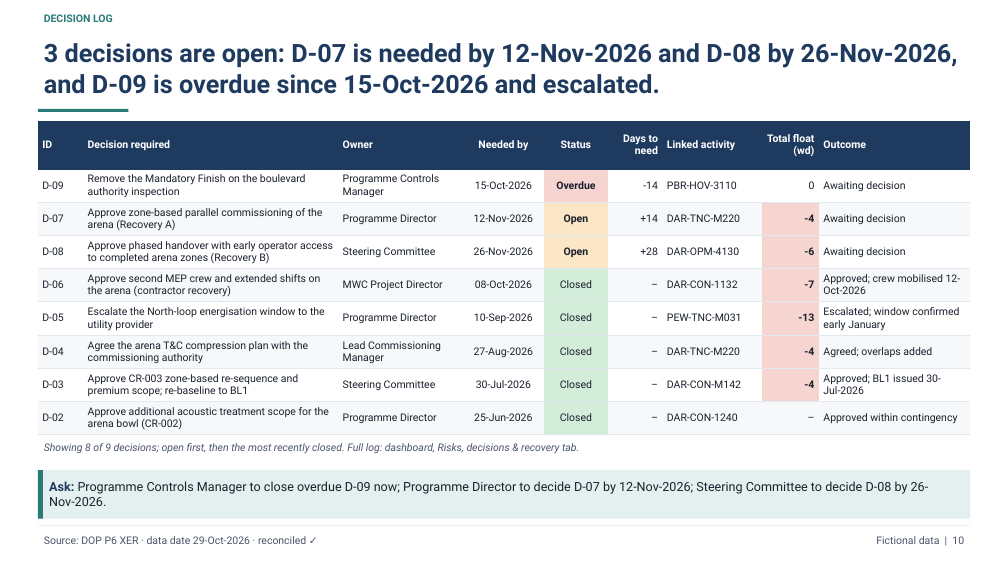
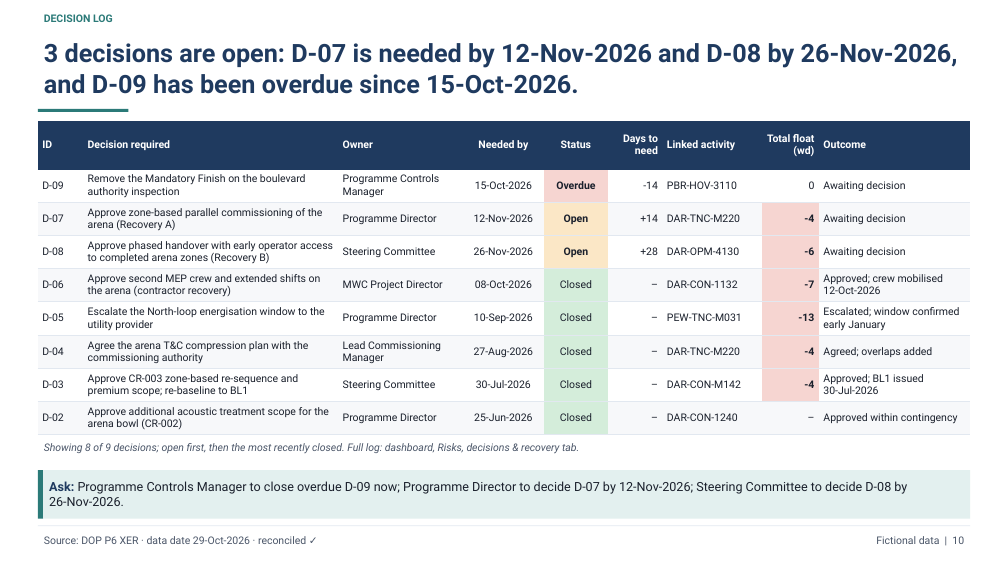
Before and after one commit to schedule-intelligence/destination-opening-programme, a slide deck: slide 10 of docs/downloads/DOP_monthly_pack_2026-10-29.pptx. Drawn at 1008x567 pixels with LibreOffice and Linux fonts; fonts in the diff are those of the drawing. Boxes give left, top, right and bottom in pixels: in the first picture for what was removed or moved away, otherwise in the second. Text is boxed around its words. In the diff, an @@ line names an element or a change of style, - is before the commit and + after.

```diff
--- a/docs/downloads/DOP_monthly_pack_2026-10-29.pptx
+++ b/docs/downloads/DOP_monthly_pack_2026-10-29.pptx
@@ text at [44, 43, 958, 94]: text changed @@
-3 decisions are open: D-07 is needed by 12-Nov-2026 and D-08 by 26-Nov-2026, and D-09 is overdue since 15-Oct-2026 and escalated.
+3 decisions are open: D‑07 is needed by 12‑Nov‑2026 and D‑08 by 26‑Nov‑2026, and D‑09 has been overdue since 15‑Oct‑2026.
@@ table at [38, 121, 970, 435] @@
-row 2: D-09 | Remove the Mandatory Finish on the boulevard authority inspection | Programme Controls Manager | 15-Oct-2026 | Overdue | -14 | PBR-HOV-3110 | 0 | Awaiting decision
+row 2: D‑09 | Remove the Mandatory Finish on the boulevard authority inspection | Programme Controls Manager | 15‑Oct‑2026 | Overdue | -14 | PBR‑HOV‑3110 | 0 | Awaiting decision
-row 3: D-07 | Approve zone-based parallel commissioning of the arena (Recovery A) | Programme Director | 12-Nov-2026 | Open | +14 | DAR-TNC-M220 | -4 | Awaiting decision
+row 3: D‑07 | Approve zone-based parallel commissioning of the arena (Recovery A) | Programme Director | 12‑Nov‑2026 | Open | +14 | DAR‑TNC‑M220 | -4 | Awaiting decision
-row 4: D-08 | Approve phased handover with early operator access to completed arena zones (Recovery B) | Steering Committee | 26-Nov-2026 | Open | +28 | DAR-OPM-4130 | -6 | Awaiting decision
+row 4: D‑08 | Approve phased handover with early operator access to completed arena zones (Recovery B) | Steering Committee | 26‑Nov‑2026 | Open | +28 | DAR‑OPM‑4130 | -6 | Awaiting decision
-row 5: D-06 | Approve second MEP crew and extended shifts on the arena (contractor recovery) | MWC Project Director | 08-Oct-2026 | Closed | – | DAR-CON-1132 | -7 | Approved; crew mobilised 12-Oct-2026
+row 5: D‑06 | Approve second MEP crew and extended shifts on the arena (contractor recovery) | MWC Project Director | 08‑Oct‑2026 | Closed | – | DAR‑CON‑1132 | -7 | Approved; crew mobilised 12‑Oct‑2026
-row 6: D-05 | Escalate the North-loop energisation window to the utility provider | Programme Director | 10-Sep-2026 | Closed | – | PEW-TNC-M031 | -13 | Escalated; window confirmed early January
+row 6: D‑05 | Escalate the North-loop energisation window to the utility provider | Programme Director | 10‑Sep‑2026 | Closed | – | PEW‑TNC‑M031 | -13 | Escalated; window confirmed early January
-row 7: D-04 | Agree the arena T&C compression plan with the commissioning authority | Lead Commissioning Manager | 27-Aug-2026 | Closed | – | DAR-TNC-M220 | -4 | Agreed; overlaps added
+row 7: D‑04 | Agree the arena T&C compression plan with the commissioning authority | Lead Commissioning Manager | 27‑Aug‑2026 | Closed | – | DAR‑TNC‑M220 | -4 | Agreed; overlaps added
-row 8: D-03 | Approve CR-003 zone-based re-sequence and premium scope; re-baseline to BL1 | Steering Committee | 30-Jul-2026 | Closed | – | DAR-CON-M142 | -4 | Approved; BL1 issued 30-Jul-2026
+row 8: D‑03 | Approve CR‑003 zone-based re-sequence and premium scope; re-baseline to BL1 | Steering Committee | 30‑Jul‑2026 | Closed | – | DAR‑CON‑M142 | -4 | Approved; BL1 issued 30‑Jul‑2026
-row 9: D-02 | Approve additional acoustic treatment scope for the arena bowl (CR-002) | Programme Director | 25-Jun-2026 | Closed | – | DAR-CON-1240 | – | Approved within contingency
+row 9: D‑02 | Approve additional acoustic treatment scope for the arena bowl (CR‑002) | Programme Director | 25‑Jun‑2026 | Closed | – | DAR‑CON‑1240 | – | Approved within contingency
@@ text in rectangle at [49, 481, 907, 506]: text changed @@
-Ask: Programme Controls Manager to close overdue D-09 now; Programme Director to decide D-07 by 12-Nov-2026; Steering Committee to decide D-08 by 26-Nov-2026.
+Ask: Programme Controls Manager to close overdue D‑09 now; Programme Director to decide D‑07 by 12‑Nov‑2026; Steering Committee to decide D‑08 by 26‑Nov‑2026.
```
Also in this commit, not shown: 14 other slides changed, 37 other files.
